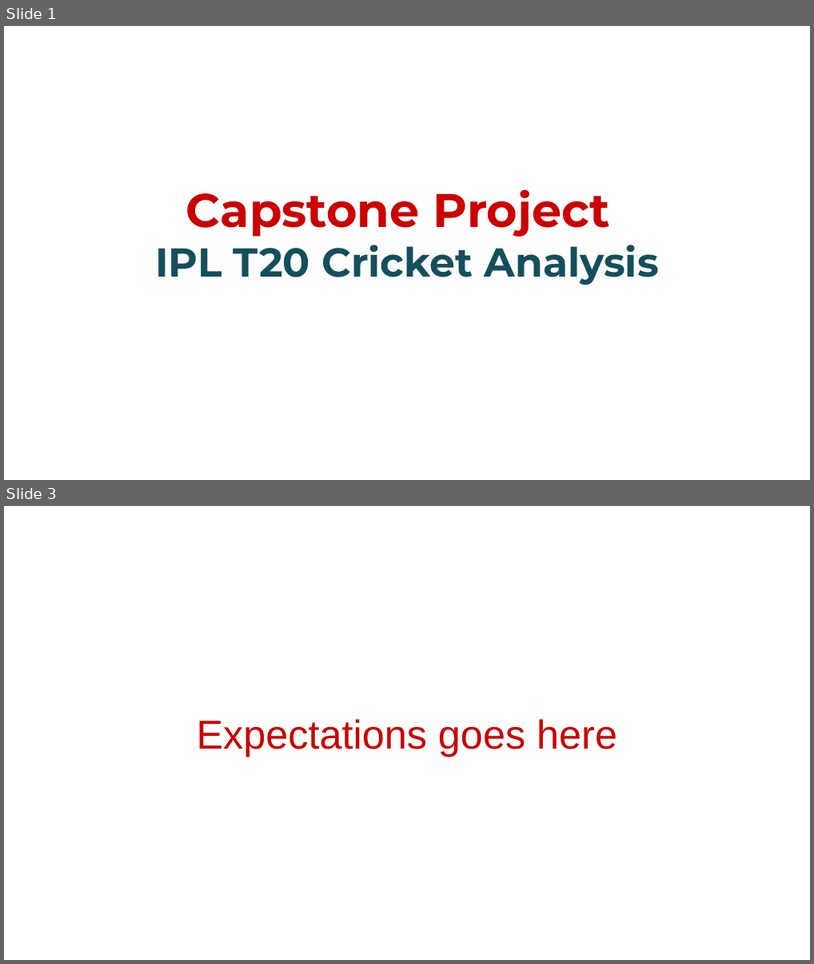
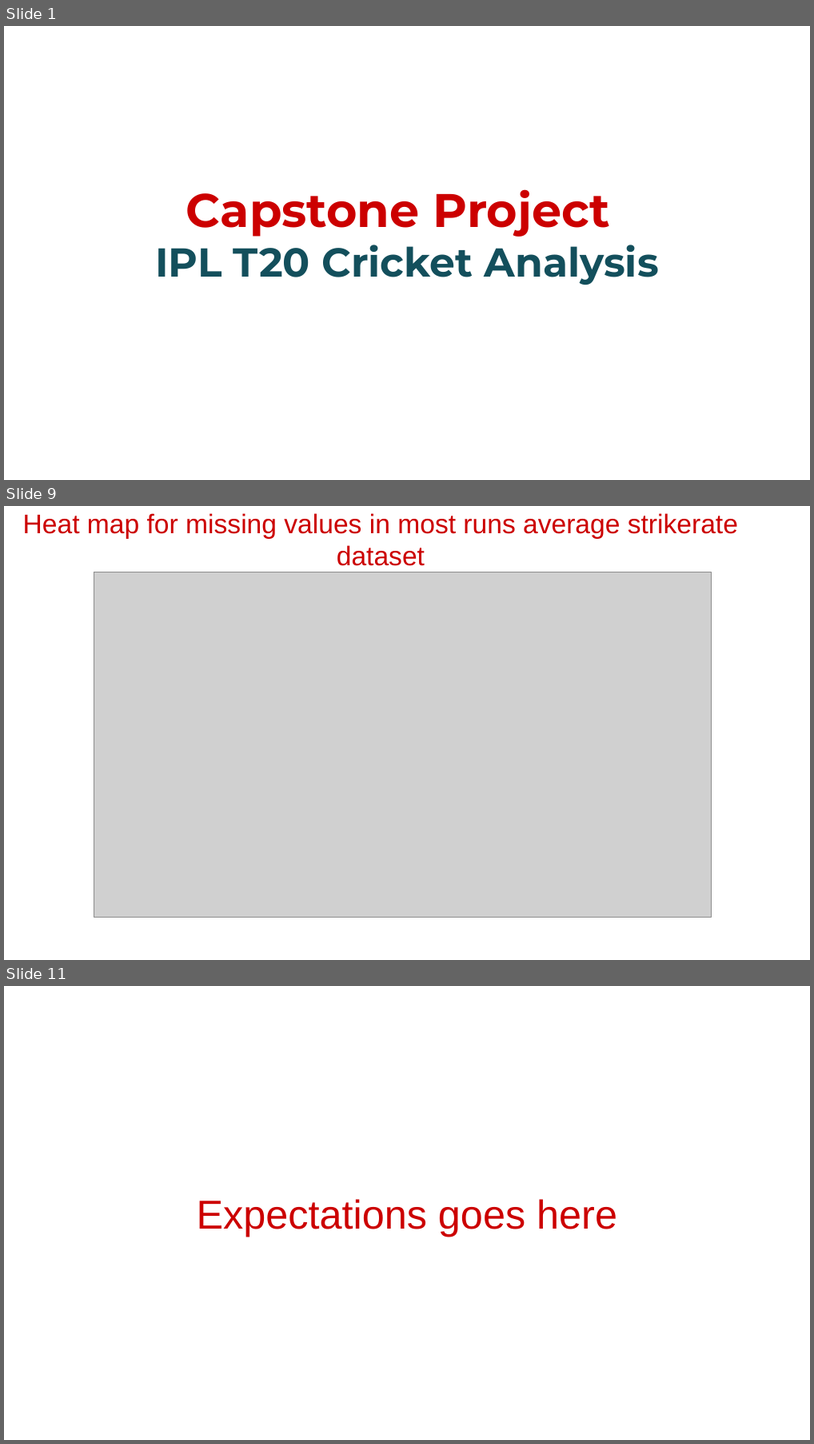
Before and after one commit to Pradip240/IPL-T20-Cricket-Analysis, a slide deck: CapstoneProjectPresentation.pptx. Shown one above the other, each under a label of ours: slides 1 and 3 before the commit, slides 1, 9 and 11 after it; the slides between them are not shown. The pictures are 814x964 and 814x1444 pixels, drawn with LibreOffice and Linux fonts; fonts in the diff are those of the drawing; grey boxes stand for pictures; background and template pictures are left out. Boxes give left, top, right and bottom in pixels: in the first picture for what was removed or moved away, otherwise in the second. Text is boxed around its words. In the diff, an @@ line names an element or a change of style, - is before the commit and + after.

```diff
--- a/CapstoneProjectPresentation.pptx
+++ b/CapstoneProjectPresentation.pptx
@@ slide 9 added at (4,506,810,960), background #FFFFFF @@
@@ title added at (23,513,738,566), 24 pt, text #CC0000 @@
+Heat map for missing values in most runs average strikerate dataset
@@ picture added at (94,572,711,917) @@
@@ what was slide 3 is now slide 11 @@
```
Also in this commit, not shown: 1 slide changed, 8 other slides added, 1 slide removed.
